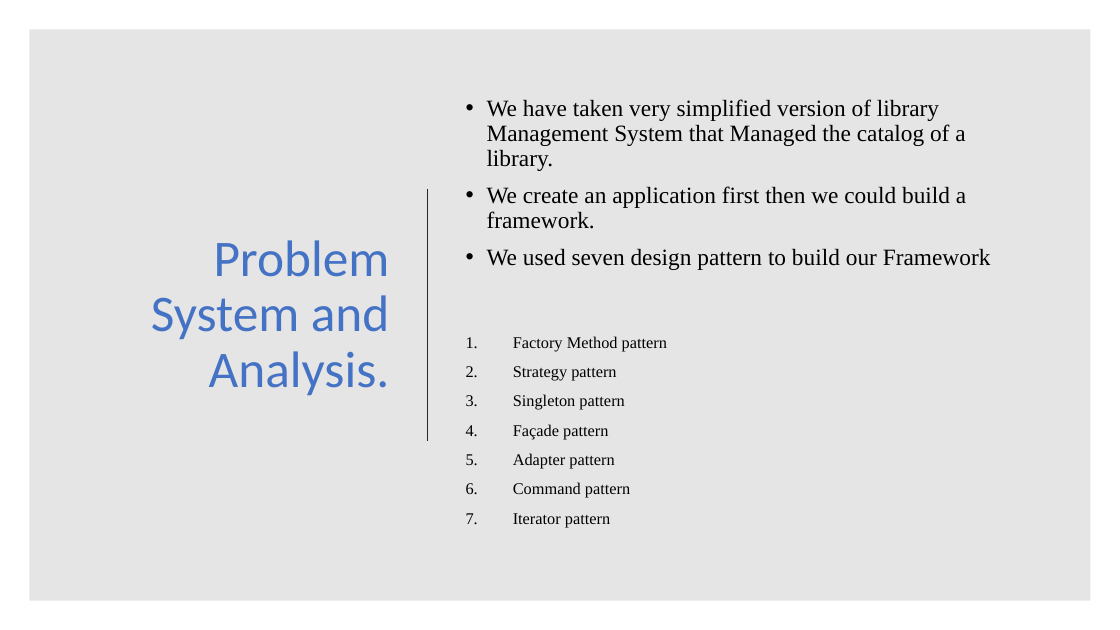
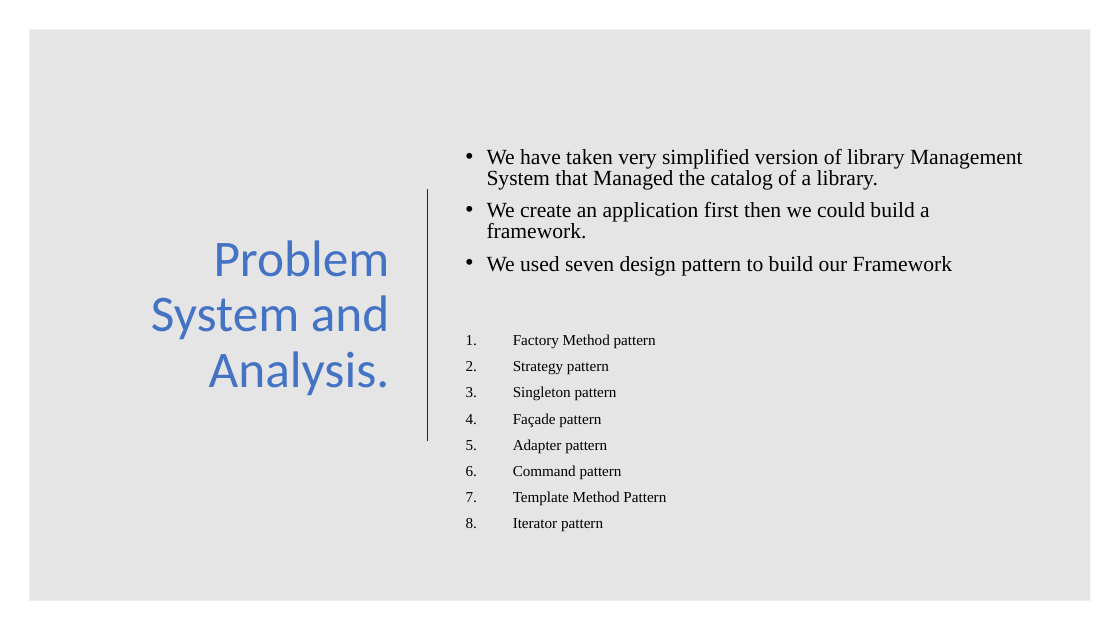
Before and after one commit to asdprojectlibrary/FrameworkLibraryProject, a slide deck: slide 2 of New Microsoft PowerPoint Presentation1.pptx. Drawn at 1120x630 pixels with LibreOffice and Linux fonts; fonts in the diff are those of the drawing. Boxes give left, top, right and bottom in pixels: in the first picture for what was removed or moved away, otherwise in the second. Text is boxed around its words. In the diff, an @@ line names an element or a change of style, - is before the commit and + after.

```diff
--- a/New Microsoft PowerPoint Presentation1.pptx
+++ b/New Microsoft PowerPoint Presentation1.pptx
@@ text "We have taken very simplified ..." at (487, 149, 1023, 276): size 20 to 18.5 pt; line spacing 0.9 to 0.8 @@
@@ text at (513, 334, 656, 532): size 14 to 12.9 pt in "Factory Method pattern", "Strategy pattern", "Singleton pattern", "Façade pattern" and 3 more places; line spacing 0.9 to 0.8 @@
@@ text at (513, 491, 666, 506): paragraph added @@
+7. Template Method Pattern
```
Also in this commit, not shown: 1 slide removed, 1 other file.
